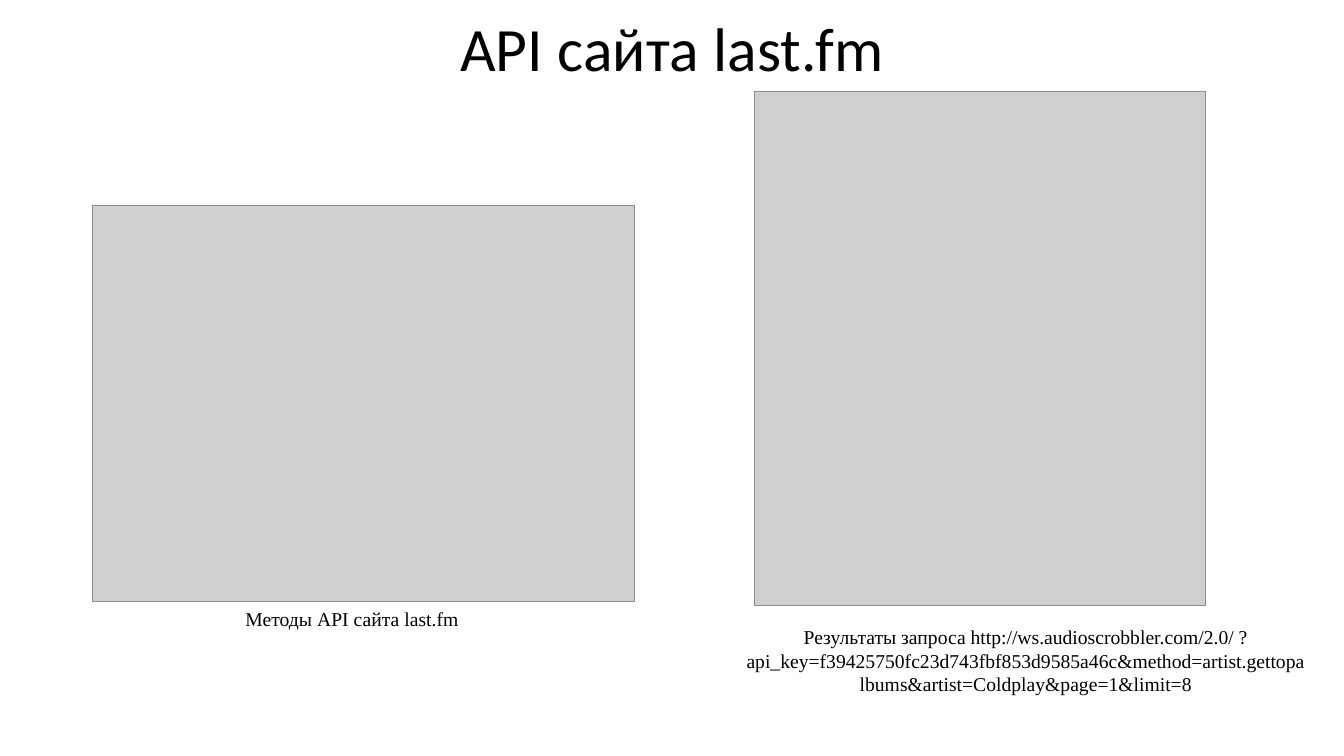
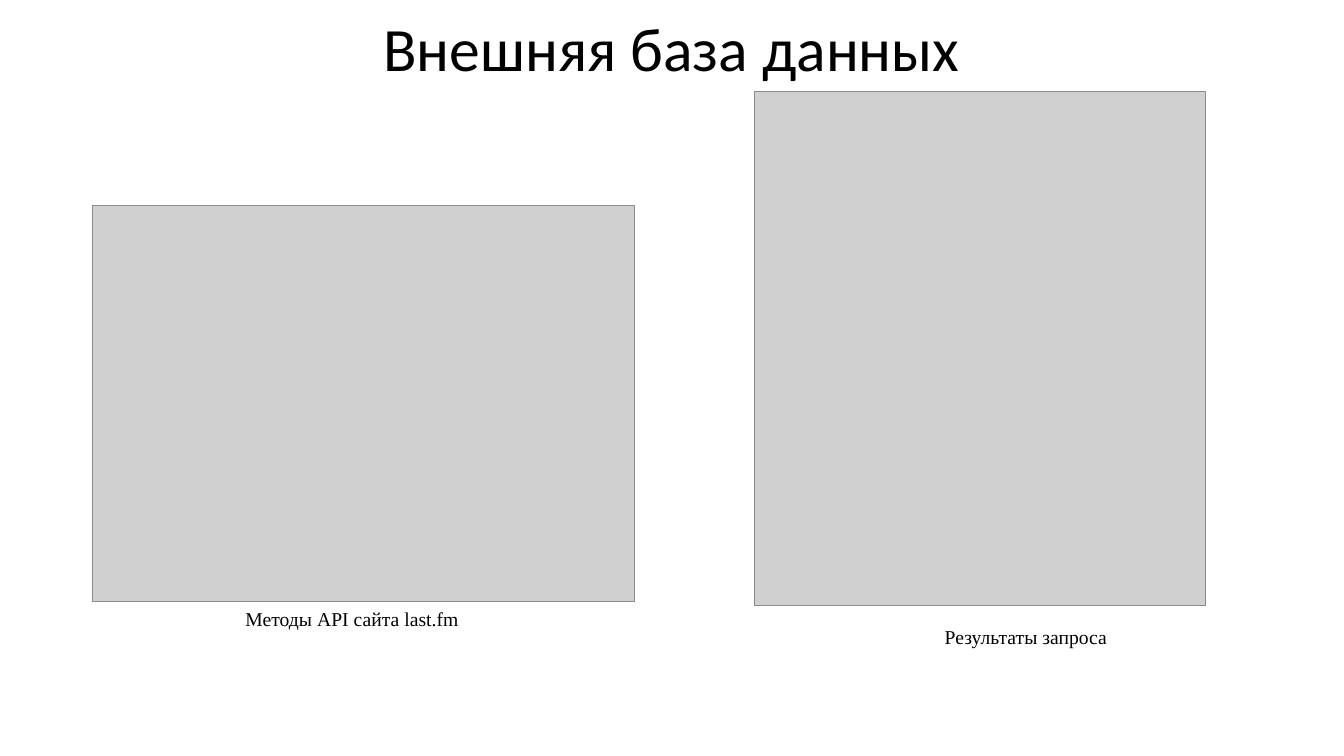
Before and after one commit to minald/Cataloguer, a slide deck: slide 4 of Presentation Minald.pptx (slide 5 before the commit). Drawn at 1344x756 pixels with LibreOffice and Linux fonts; fonts in the diff are those of the drawing; grey boxes stand for pictures. Boxes give left, top, right and bottom in pixels: in the first picture for what was removed or moved away, otherwise in the second. Text is boxed around its words. In the diff, an @@ line names an element or a change of style, - is before the commit and + after.

```diff
--- a/Presentation Minald.pptx
+++ b/Presentation Minald.pptx
@@ title at (x1=383, y1=29, x2=959, y2=81): text changed @@
-API сайта last.fm
+Внешняя база данных
@@ text at (x1=945, y1=631, x2=1106, y2=649): text changed @@
-Результаты запроса http://ws.audioscrobbler.com/2.0/ ?api_key=f39425750fc23d743fbf853d9585a46c&method=artist.gettopalbums&artist=Coldplay&page=1&limit=8
+Результаты запроса
```
Also in this commit, not shown: 3 other slides changed, 5 slides added, 2 slides removed.
